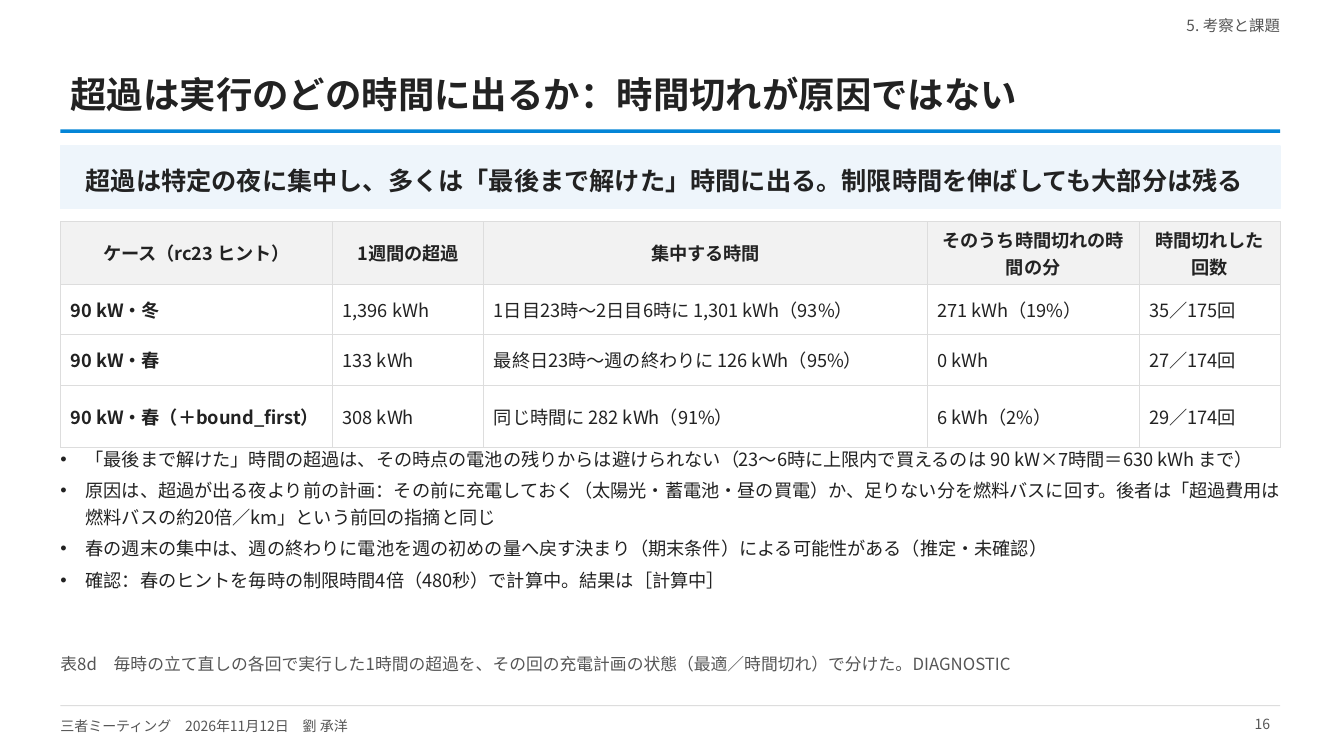
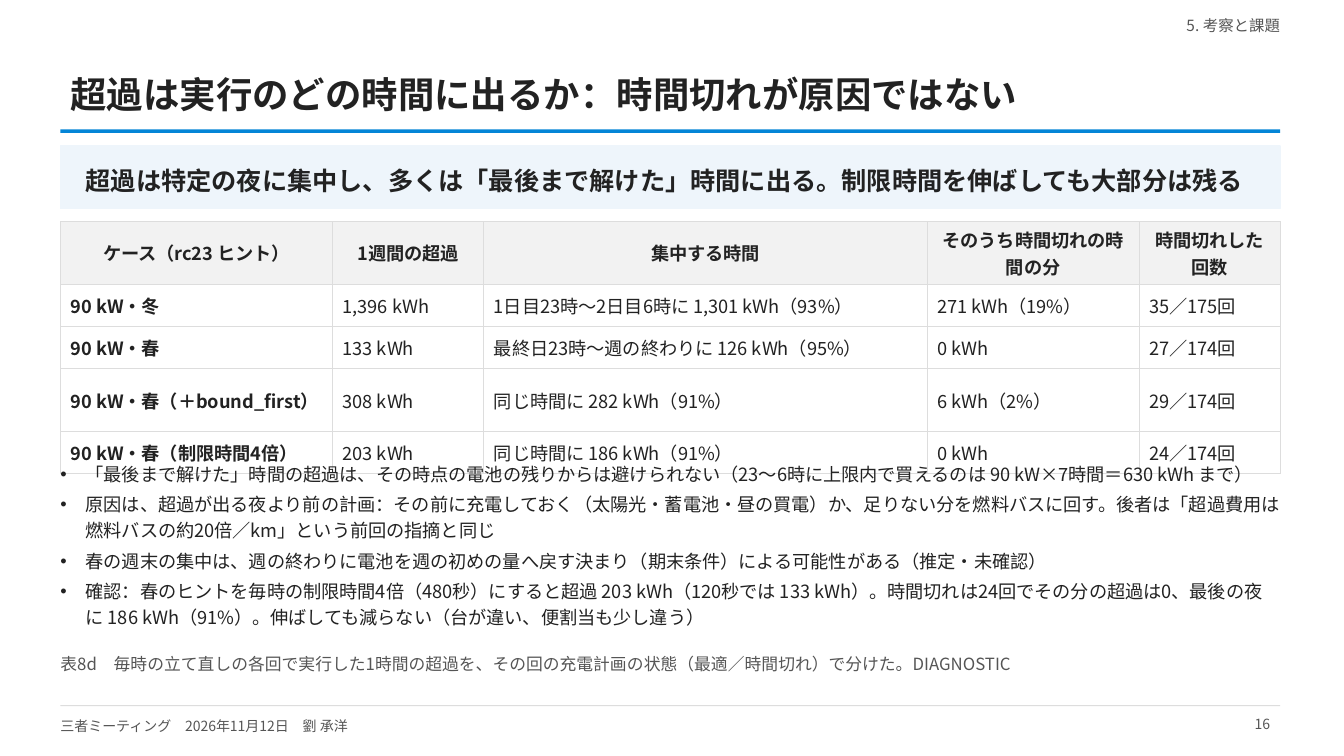
Before and after one commit to CYLIU2003/master-course, a slide deck: slide 16 of outcome/2026-11-12_three_party/three_party_20261112.pptx. Drawn at 1344x756 pixels with LibreOffice and Linux fonts; fonts in the diff are those of the drawing. Boxes give left, top, right and bottom in pixels: in the first picture for what was removed or moved away, otherwise in the second. Text is boxed around its words. In the diff, an @@ line names an element or a change of style, - is before the commit and + after.

```diff
--- a/outcome/2026-11-12_three_party/three_party_20261112.pptx
+++ b/outcome/2026-11-12_three_party/three_party_20261112.pptx
@@ table at [60, 222, 1280, 466] @@
+row 5: 90 kW・春（制限時間4倍） | 203 kWh | 同じ時間に 186 kWh（91%） | 0 kWh | 24／174回
@@ text "「最後まで解けた」時間の超過は、その時点の電池の残りからは避けられない（23〜6時に上限内で買えるのは 90 kW×7時 ...": place and size @@
-text "「最後まで解けた」時間の超過は、その時点の電池の残りからは避けられない（23〜6時に上限内で買えるのは 90 kW×7時 ..." at [86, 450, 1281, 589]
+text "「最後まで解けた」時間の超過は、その時点の電池の残りからは避けられない（23〜6時に上限内で買えるのは 90 kW×7時 ..." at [86, 465, 1280, 626]
@@ text at [86, 465, 1280, 570]: less space between paragraphs @@
@@ text at [86, 582, 1262, 626]: text changed @@
-• 確認：春のヒントを毎時の制限時間4倍（480秒）で計算中。結果は［計算中］
+• 確認：春のヒントを毎時の制限時間4倍（480秒）にすると超過 203 kWh（120秒では 133 kWh）。時間切れは24回でその分の超過は0、最後の夜に 186 kWh（91%）。伸ばしても減らない（台が違い、便割当も少し違う）
```
Also in this commit, not shown: 1 other slide changed, 3 other files.
